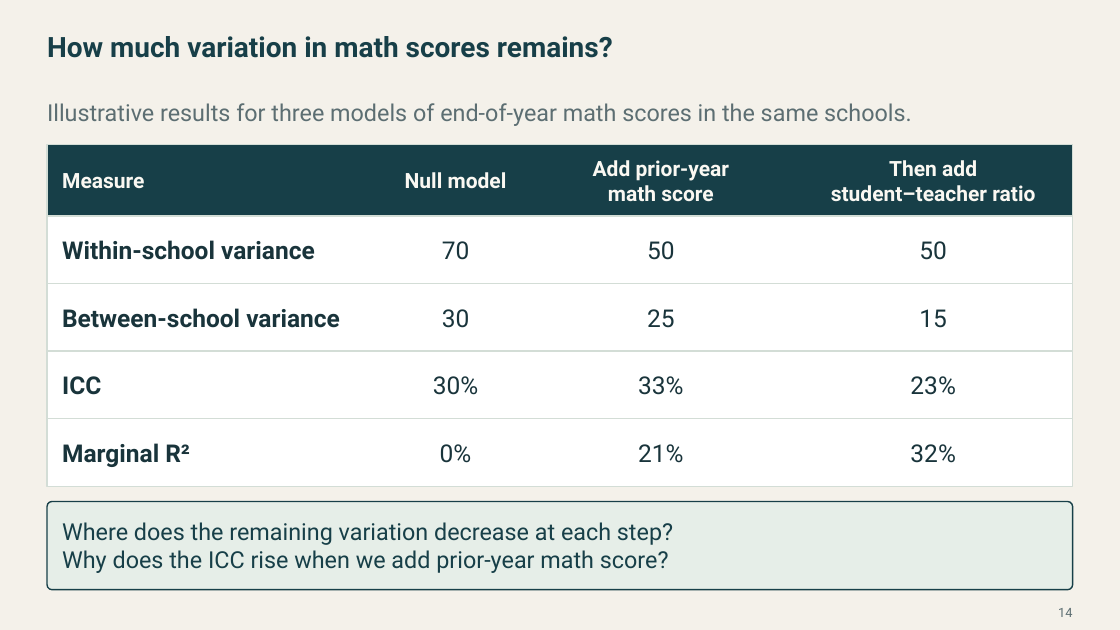
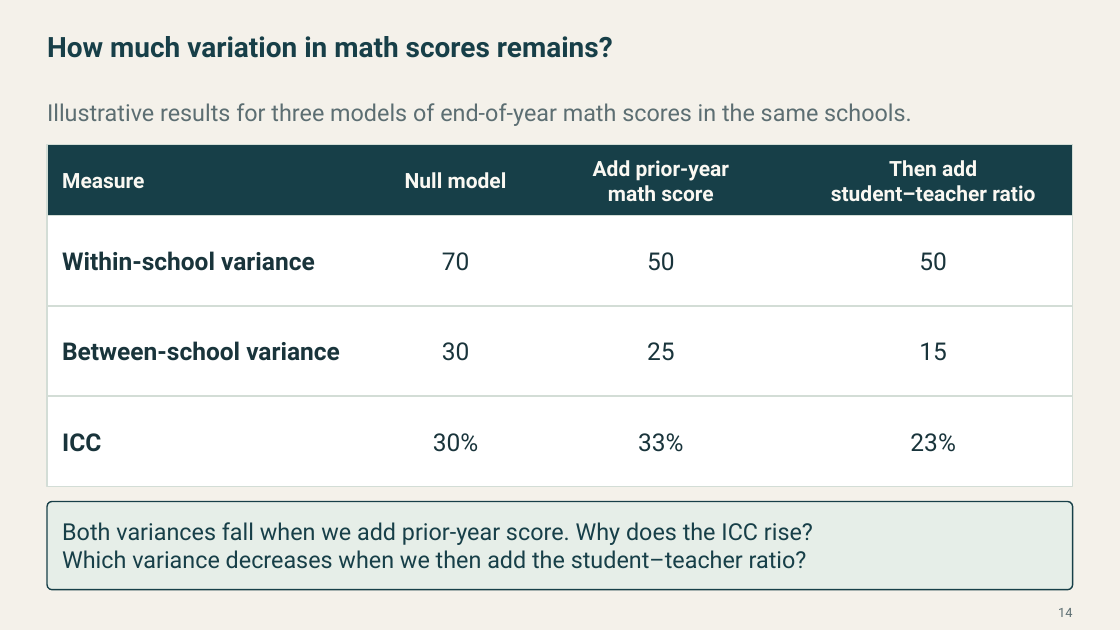
Before and after one commit to Postmus/BeyondMLR, a slide deck: slide 14 of lectures_2627/week3/Beyond_MLR_Week_3.pptx. Drawn at 1120x630 pixels with LibreOffice and Linux fonts; fonts in the diff are those of the drawing. Boxes give left, top, right and bottom in pixels: in the first picture for what was removed or moved away, otherwise in the second. Text is boxed around its words. In the diff, an @@ line names an element or a change of style, - is before the commit and + after.

```diff
--- a/lectures_2627/week3/Beyond_MLR_Week_3.pptx
+++ b/lectures_2627/week3/Beyond_MLR_Week_3.pptx
@@ rectangle: place and size @@
-rectangle at <box>47,216,1073,284</box>
+rectangle at <box>47,216,1073,306</box>
@@ text "Within-school variance": place and size @@
-text "Within-school variance" at <box>62,240,315,260</box>
+text "Within-school variance" at <box>62,251,315,271</box>
@@ text "70": place and size @@
-text "70" at <box>442,241,470,260</box>
+text "70" at <box>442,252,470,271</box>
@@ text "50": place and size @@
-text "50" at <box>647,241,675,260</box>
+text "50" at <box>647,252,675,271</box>
@@ text "50": place and size @@
-text "50" at <box>919,241,947,260</box>
+text "50" at <box>919,252,947,271</box>
@@ rectangle: place and size @@
-rectangle at <box>47,284,1073,352</box>
+rectangle at <box>47,306,1073,396</box>
@@ text "Between-school variance": place and size @@
-text "Between-school variance" at <box>62,308,340,328</box>
+text "Between-school variance" at <box>62,341,340,361</box>
@@ text "30": place and size @@
-text "30" at <box>442,309,470,328</box>
+text "30" at <box>442,342,470,361</box>
@@ text "25": place and size @@
-text "25" at <box>647,309,675,328</box>
+text "25" at <box>647,342,675,361</box>
@@ text "15": place and size @@
-text "15" at <box>919,309,947,328</box>
+text "15" at <box>919,342,947,361</box>
@@ rectangle: place and size @@
-rectangle at <box>47,351,1073,419</box>
+rectangle at <box>47,397,1073,486</box>
@@ rectangle removed at <box>47,419,1073,487</box> @@
@@ text "ICC": place and size @@
-text "ICC" at <box>62,376,101,395</box>
+text "ICC" at <box>62,433,101,452</box>
@@ text "30%": place and size @@
-text "30%" at <box>433,376,478,395</box>
+text "30%" at <box>433,433,478,452</box>
@@ text "33%": place and size @@
-text "33%" at <box>638,376,683,395</box>
+text "33%" at <box>638,433,683,452</box>
@@ text "23%": place and size @@
-text "23%" at <box>910,376,955,395</box>
+text "23%" at <box>910,433,955,452</box>
@@ text removed at <box>62,443,190,467</box> @@
-Marginal R²
@@ text removed at <box>440,444,472,463</box> @@
-0%
@@ text removed at <box>638,444,683,463</box> @@
-21%
@@ text removed at <box>910,444,955,463</box> @@
-32%
@@ text at <box>62,522,813,569</box>: text changed @@
-Where does the remaining variation decrease at each step?
-Why does the ICC rise when we add prior-year math score?
+Both variances fall when we add prior-year score. Why does the ICC rise?
+Which variance decreases when we then add the student–teacher ratio?
```
Also in this commit, not shown: 10 other slides changed, 1 slide added, 1 slide removed, 13 other files.
